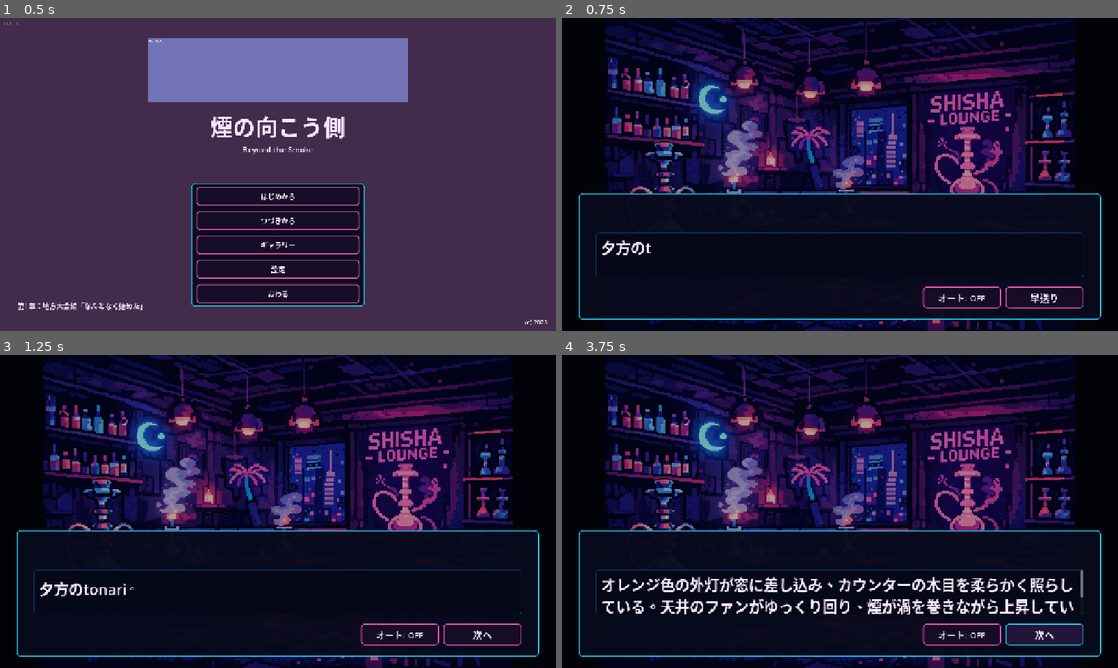
Above: before the commit, frames 1-4 (two rows, left to right).
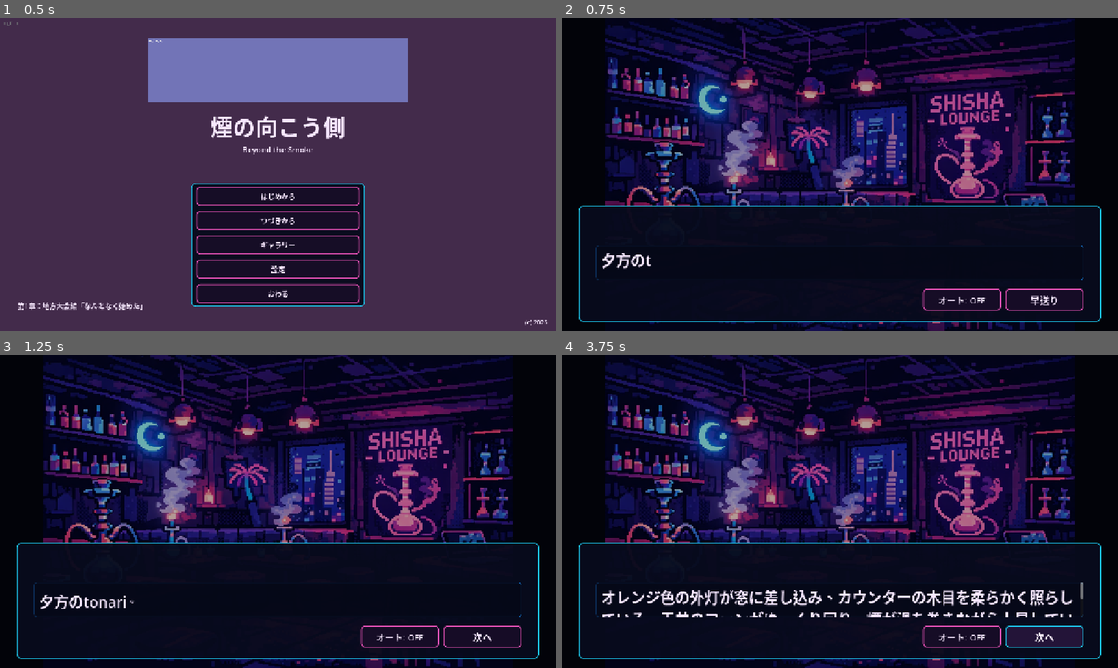
Above: after the commit, the same moments.

Repository: haseatsu114514-dot/shisha-game
Game: Godot game, scene res://scenes/title/title_screen.tscn
Same seed, same stepped clock (60 frames per second), same inputs: the game is played once before the commit and once after it.
Inputs:
- Up to frame 1 (0.5 s): no input
- Up to frame 2 (0.75 s): click "はじめから" at 0.5 s
- Up to frame 3 (1.25 s): no input
- Up to frame 4 (3.75 s): click "オート: OFF" at 1.25 s; click "オート: ON" at 2 s; click "次へ" at 2.75 s; click "早送り" at 3.5 s

Frame 1 is identical in both runs. In frame 2, 4.8% of the frame differs, in the area x 3-97%, y 56-98%; in frame 3, 4.9%; in frame 4, 9.4%.

Commit message:
fix: 会話パネルの高さ比率を調整 (0.56→0.60)

Diff:
--- a/project.godot
+++ b/project.godot
@@ -34,7 +34,6 @@
 window/size/viewport_width=1280
 window/size/viewport_height=720
 window/stretch/mode="canvas_items"
-window/stretch/aspect="keep"
 
 [rendering]
 
--- a/scenes/dialogue/dialogue_box.tscn
+++ b/scenes/dialogue/dialogue_box.tscn
@@ -59,7 +59,7 @@
 [node name="DialoguePanel" type="PanelContainer" parent="."]
 layout_mode = 1
 anchor_left = 0.03
-anchor_top = 0.56
+anchor_top = 0.60
 anchor_right = 0.97
 anchor_bottom = 0.965
 
Not shown, added: asset_sources/images/chillhouse_inside_source.png.import
Not shown, added: asset_sources/images/map_city_night_source.png.import
Not shown, added: asset_sources/images/map_city_source.png.import
Not shown, added: asset_sources/images/map_city_source_alt.png.import
Not shown, added: asset_sources/music/daily_bgm_source.mp3.import
Not shown, added: assets/audio/bgm/bgm_map.mp3.import
Not shown, added: assets/audio/bgm/bgm_result_emotional.mp3.import
Not shown, added: assets/audio/bgm/bgm_rival_shop.mp3.import
Not shown, added: assets/audio/bgm/bgm_tournament_edm.mp3.import
Not shown, added: assets/audio/bgm/bgm_tournament_wait.mp3.import
Not shown, added: assets/audio/bgm/daily_part.mp3.import
Not shown, added: assets/audio/bgm/tonari.mp3.import
(and 120 more such lines)
